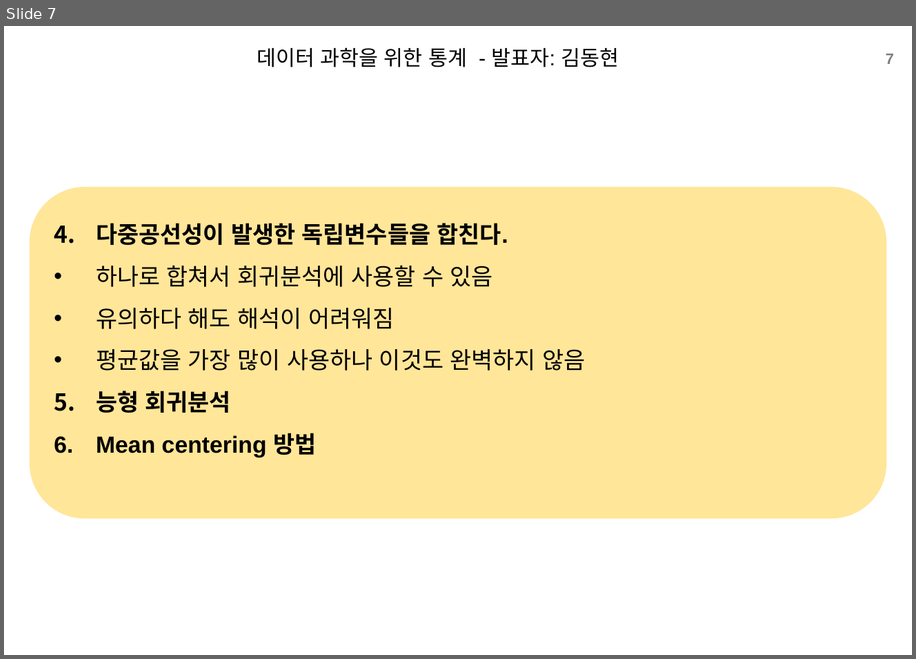
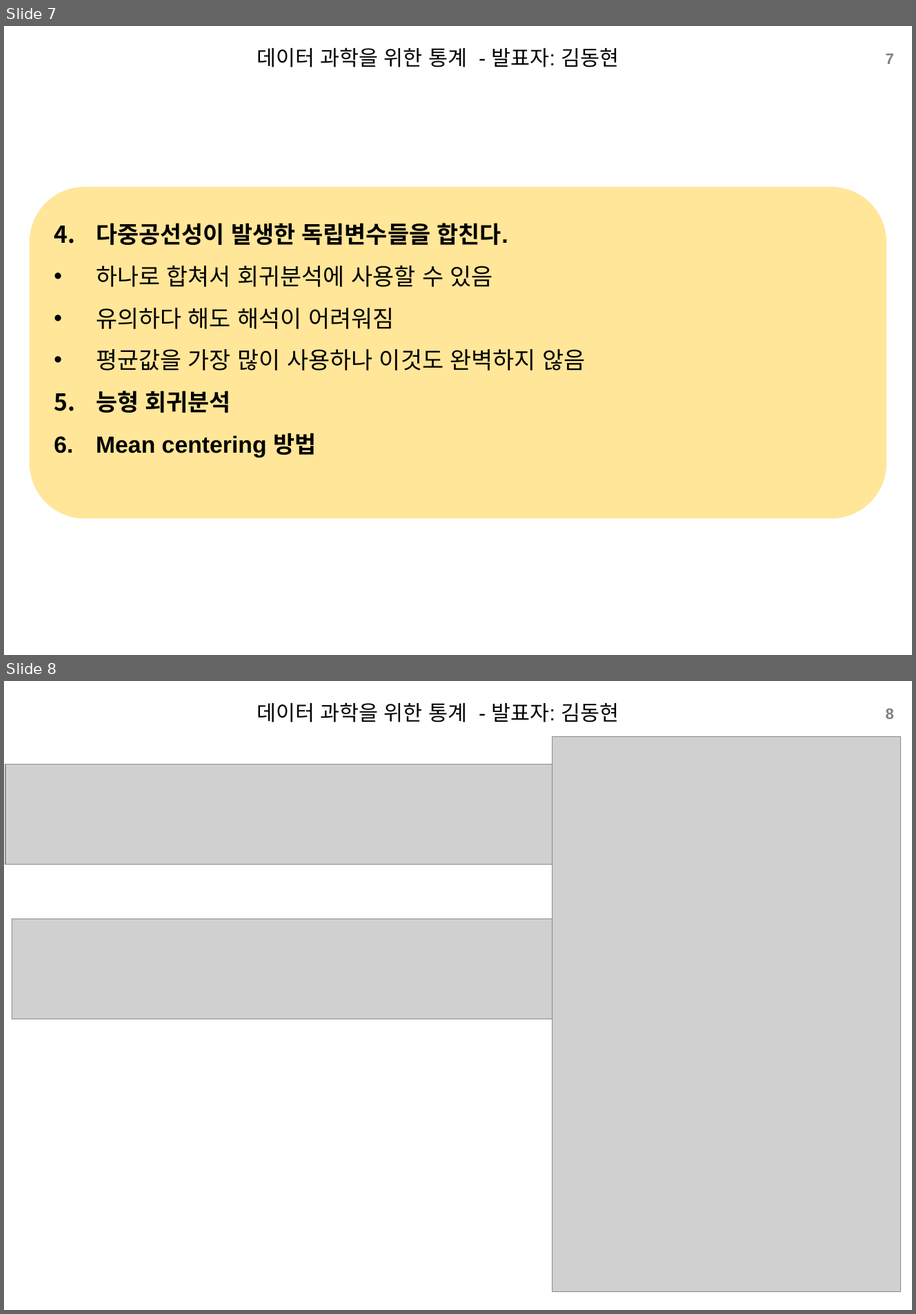
Before and after one commit to xddongx/flexink, a slide deck: study/ppt/[스터디]4.5.2다중공선성_KDH.pptx. Shown one above the other, each under a label of ours: slide 7 before the commit, slides 7 and 8 after it. The pictures are 916x659 and 916x1314 pixels, drawn with LibreOffice and Linux fonts; fonts in the diff are those of the drawing; grey boxes stand for pictures; background and template pictures are left out. Boxes give left, top, right and bottom in pixels: in the first picture for what was removed or moved away, otherwise in the second. Text is boxed around its words. In the diff, an @@ line names an element or a change of style, - is before the commit and + after.

```diff
--- a/study/ppt/[스터디]4.5.2다중공선성_KDH.pptx
+++ b/study/ppt/[스터디]4.5.2다중공선성_KDH.pptx
@@ slide 8 added at (4, 681, 912, 1310), background #FFFFFF @@
@@ text added at (257, 702, 619, 722), 18 pt, text #000000 @@
+데이터 과학을 위한 통계 - 발표자: 김동현
@@ page number added at (886, 709, 894, 719), 13 pt, text #7F7F7F, bold @@
+8
@@ picture added at (553, 737, 901, 1292) @@
@@ picture added at (5, 764, 553, 865) @@
@@ picture added at (12, 918, 570, 1019) @@
```
Also in this commit, not shown: 1 other file.
